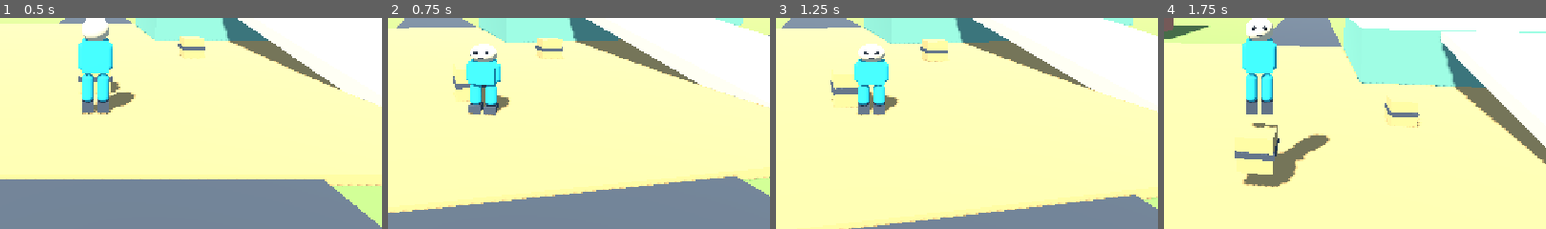
Above: before the commit, frames 1-4 (left to right).
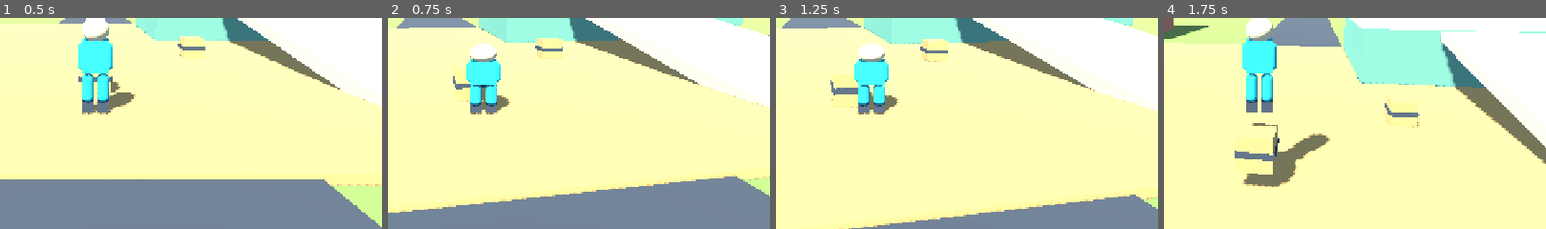
Above: after the commit, the same moments.

Repository: phucle297/idunno
Game: Godot game, scene res://scenes/main.tscn
Same seed, same stepped clock (60 frames per second), same inputs: the game is played once before the commit and once after it.
Inputs (mouse positions are % of the whole screen's width and height, from its top left):
- Up to frame 1 (0.5 s): no input
- Up to frame 2 (0.75 s): tap Enter (ui_accept) at 0.5 s; move the mouse to (55, 49) at 0.52 s; hold W (move_forward) from 0.53 s (still down); hold C (crouch) from 0.53 s (still down); click (55, 49) at 0.67 s
- Up to frame 3 (1.25 s): keep holding W (move_forward); keep holding C (crouch); tap Space (jump) at 0.77 s
- Up to frame 4 (1.75 s): keep holding W (move_forward); move the mouse to (45, 50) at 1.27 s; release C (crouch) at 1.28 s; tap F (grab) at 1.35 s; tap Space (jump) at 1.52 s
The pictures show only the part of the screen within x 38-88%, y 44-94%; the shares and areas given below are measured in that part.

Frame 1 is identical in both runs. In frame 2, 0.4% of the frame differs, in the area x 20-33%, y 12-47%; in frame 3, 0.1%; in frame 4, 0.2%.

Commit message:
fix(player): face movement direction
Amp-Thread-ID: https://ampcode.com/threads/T-01a10f48-c0c1-7799-a84a-a5178c7b1aa7
Co-authored-by: Amp <amp@ampcode.com>

Diff:
--- a/game/player.gd
+++ b/game/player.gd
@@ -105,7 +105,7 @@
 	velocity.z = move_toward(velocity.z, target_velocity.z, acceleration * delta)
 
 	if wish_direction.length_squared() > 0.01:
-		visual.rotation.y = lerp_angle(visual.rotation.y, atan2(wish_direction.x, wish_direction.z), 12.0 * delta)
+		visual.rotation.y = lerp_angle(visual.rotation.y, atan2(-wish_direction.x, -wish_direction.z), 12.0 * delta)
 	move_and_slide()
 
 
--- a/progress.json
+++ b/progress.json
@@ -1,6 +1,6 @@
 {
   "schema_version": 1,
-  "updated_at": "2026-10-06T12:34:15+07:00",
+  "updated_at": "2026-10-06T12:43:28+07:00",
   "project": "Disaster Party",
   "source_of_truth": true,
   "current_phase": "phase_4_additional_disasters",
@@ -337,6 +337,11 @@
       "result": "passed",
       "check": "Seven-phase audit regression verification",
       "evidence": "All ten gameplay suites passed (PHASE1 23, player 27, match 37, rematch 5 cycles/110, spectator 12,  …(416 unchanged characters)…
+    },
+    {
+      "result": "passed",
+      "check": "Player visual movement facing",
+      "evidence": "Corrected visual yaw from a +Z-forward assumption to Godot's -Z forward convention. PLAYER_INTEGRATION_OK checks=29 independently verifies forward and left movement facing vectors. .amp/in/artifacts/movement-facing-forward.png and movement-facing-left.png were rendered and inspected: forward movement shows the character facing away from the follow camera, and left movement shows the face oriented left rather than right. All ten gameplay suites, NETWORK_AUTHORITY_PEERS_OK, and PLAYABLE_SCENE_NETWORK_PEERS_OK clients=2 passed."
     }
   ],
   "blockers": [
--- a/tests/test_player_integration.gd
+++ b/tests/test_player_integration.gd
@@ -19,6 +19,7 @@
 	_settle_player()
 	_test_mouse_capture()
 	_test_walk_and_sprint()
+	_test_visual_facing()
 	_test_crouch()
 	_test_jump_arc()
 	_test_ramp_traversal()
@@ -106,6 +107,26 @@
 	_expect(player.velocity.z <= -6.45, "Sprint must reach the 6.5 m/s target")
 
 
+func _test_visual_facing() -> void:
+	player.position = Vector3.ZERO
+	player.velocity = Vector3.ZERO
+	player.visual.rotation = Vector3.ZERO
+	_settle_player()
+	for _index in 60:
+		player.apply_movement_input(Vector2(0.0, -1.0), false, false, false, DELTA)
+	var forward_facing := (player.visual.global_transform.basis * Vector3.FORWARD).normalized()
+	_expect(forward_facing.dot(Vector3.FORWARD) > 0.95, "Moving forward must turn the character visual forward")
+
+	player.position = Vector3.ZERO
+	player.velocity = Vector3.ZERO
+	player.visual.rotation = Vector3.ZERO
+	_settle_player()
+	for _index in 60:
+		player.apply_movement_input(Vector2(-1.0, 0.0), false, false, false, DELTA)
+	var left_facing := (player.visual.global_transform.basis * Vector3.FORWARD).normalized()
+	_expect(left_facing.dot(Vector3.LEFT) > 0.95, "Moving left must turn the character visual left")
+
+
 func _test_crouch() -> void:
 	player.apply_movement_input(Vector2.ZERO, false, true, false, DELTA)
 	var capsule := player.get_node("CollisionShape3D").shape as CapsuleShape3D
